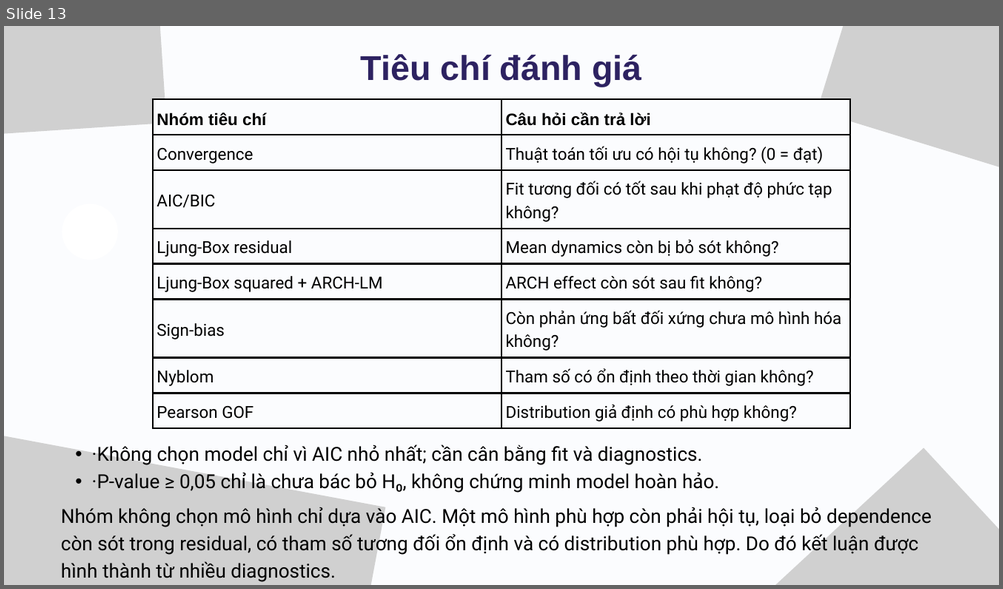
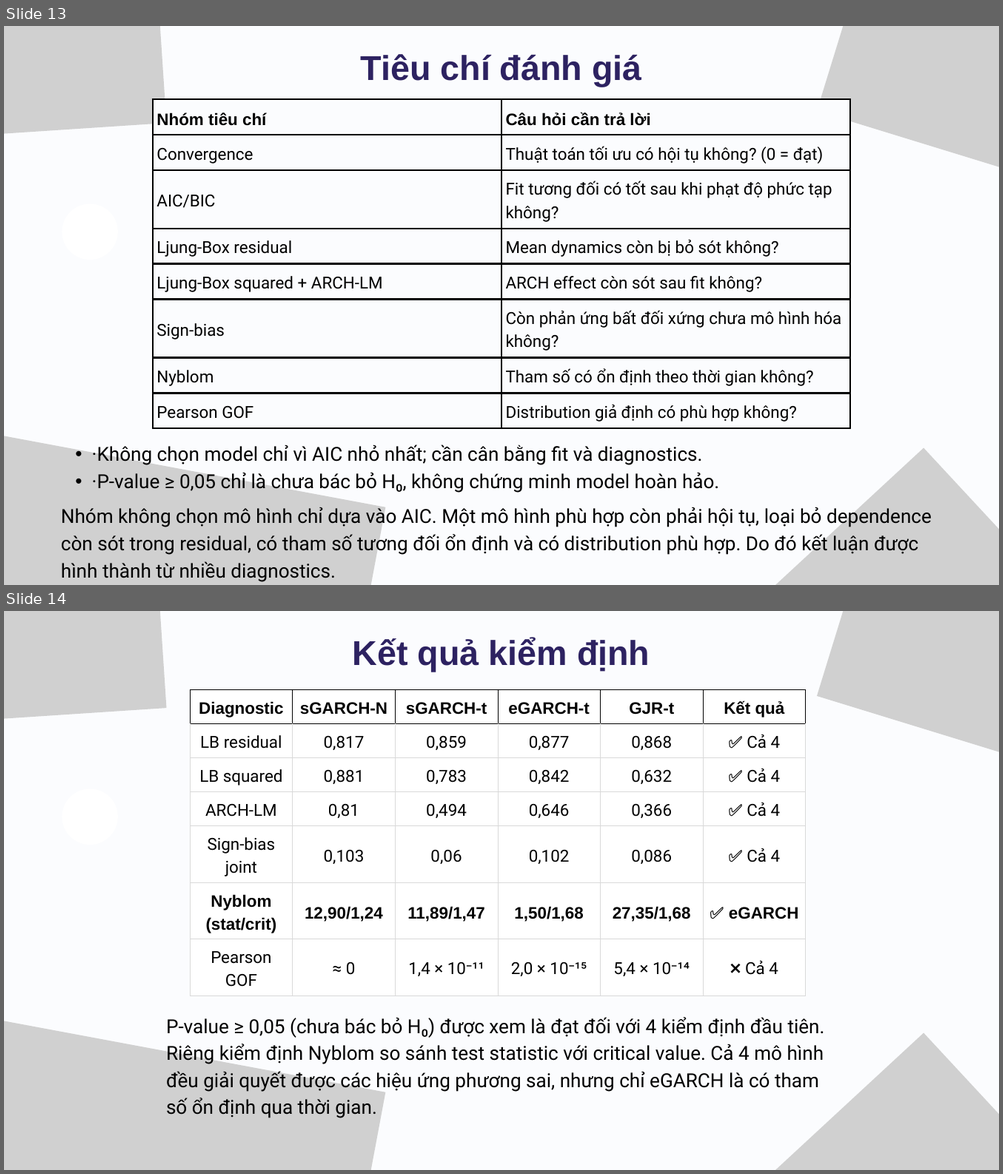
Before and after one commit to ledanghoanganh/fpt-stock-analysis-with-R-programming-language, a slide deck: presentation/bao_cao_demo.pptx. Shown one above the other, each under a label of ours: slide 13 before the commit, slides 13 and 14 after it. The pictures are 1003x589 and 1003x1174 pixels, drawn with LibreOffice and Linux fonts; fonts in the diff are those of the drawing; grey boxes stand for pictures. Boxes give left, top, right and bottom in pixels: in the first picture for what was removed or moved away, otherwise in the second. Text is boxed around its words. In the diff, an @@ line names an element or a change of style, - is before the commit and + after.

Commit message:
update new slides about the test result

```diff
--- a/presentation/bao_cao_demo.pptx
+++ b/presentation/bao_cao_demo.pptx
@@ slide 14 added at [4, 611, 999, 1170], background #FBFCFE @@
@@ picture added at [4, 611, 166, 724] @@
@@ picture added at [817, 611, 999, 804] @@
@@ text added at [353, 638, 649, 672], 50 pt, text #2D2261, bold @@
+Kết quả kiểm định
@@ table added at [190, 689, 805, 996], 7 rows, 6 columns @@
+Diagnostic | sGARCH-N | sGARCH-t | eGARCH-t | GJR-t | Kết quả
+LB residual | 0,817 | 0,859 | 0,877 | 0,868 | ✅ Cả 4
+LB squared | 0,881 | 0,783 | 0,842 | 0,632 | ✅ Cả 4
+ARCH-LM | 0,81 | 0,494 | 0,646 | 0,366 | ✅ Cả 4
+Sign-bias joint | 0,103 | 0,06 | 0,102 | 0,086 | ✅ Cả 4
+Nyblom (stat/crit) | 12,90/1,24 | 11,89/1,47 | 1,50/1,68 | 27,35/1,68 | ✅ eGARCH
+Pearson GOF | ≈ 0 | 1,4 × 10⁻¹¹ | 2,0 × 10⁻¹⁵ | 5,4 × 10⁻¹⁴ | ❌ Cả 4
@@ freeform shape added at [62, 789, 118, 846], fill #FFFFFF @@
@@ picture added at [4, 1014, 385, 1170] @@
@@ text added at [166, 1017, 825, 1119], 28 pt, text #000000 @@
+P-value ≥ 0,05 (chưa bác bỏ H₀) được xem là đạt đối với 4 kiểm định đầu tiên. Riêng kiểm định Nyblom so sánh test statistic với critical value. Cả 4 mô hình đều giải quyết được các hiệu ứng phương sai, nhưng chỉ eGARCH là có tham số ổn định qua thời gian.
@@ picture added at [759, 1034, 999, 1170] @@
```
Also in this commit, not shown: 3 slides changed, 3 other files.
